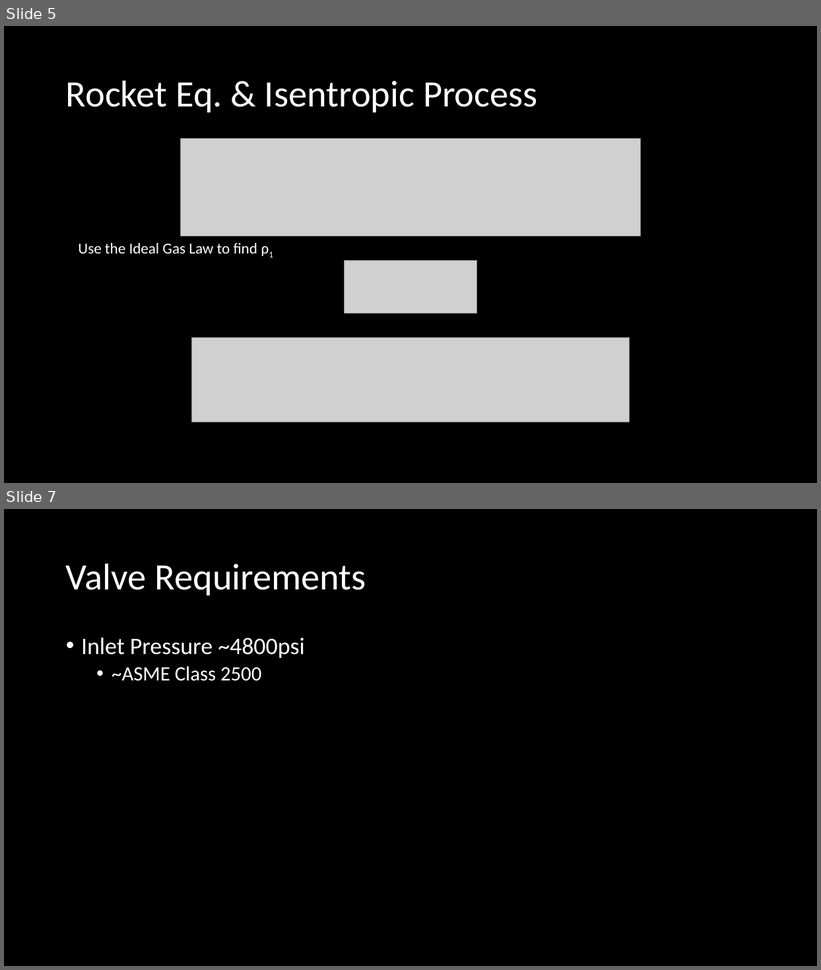
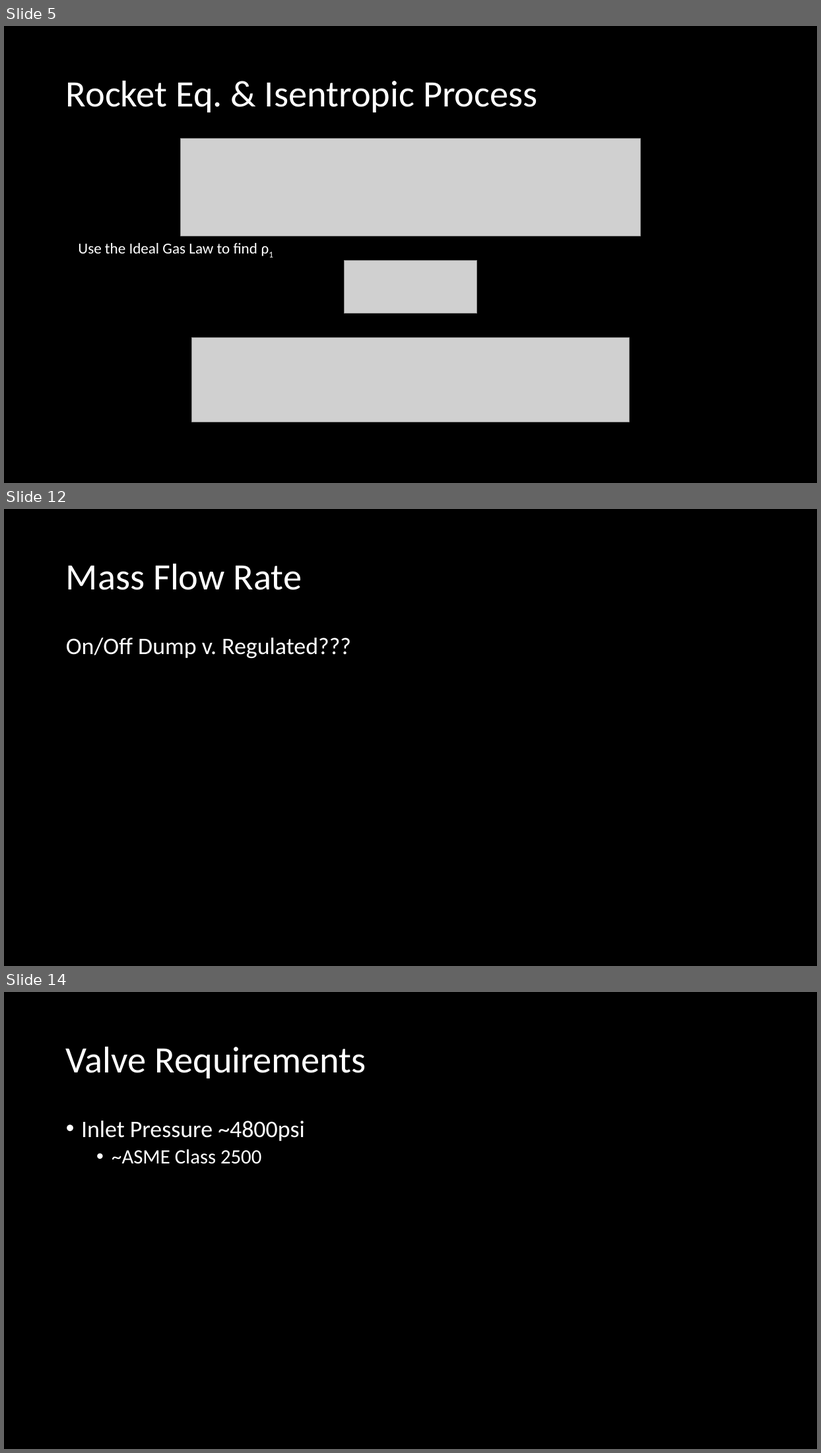
Before and after one commit to Kent1701/Cal_Poly_SLO_Hyperloop_Propulsion_2019_2020, a slide deck: Presentations/CDR_Prop.pptx. Shown one above the other, each under a label of ours: slides 5 and 7 before the commit, slides 5, 12 and 14 after it; the slides between them are not shown. The pictures are 821x970 and 821x1453 pixels, drawn with LibreOffice and Linux fonts; fonts in the diff are those of the drawing; grey boxes stand for pictures. Boxes give left, top, right and bottom in pixels: in the first picture for what was removed or moved away, otherwise in the second. Text is boxed around its words. In the diff, an @@ line names an element or a change of style, - is before the commit and + after.

```diff
--- a/Presentations/CDR_Prop.pptx
+++ b/Presentations/CDR_Prop.pptx
@@ slide 12 added at (x1=4, y1=509, x2=817, y2=966), background #000000 @@
@@ title added at (x1=66, y1=563, x2=302, y2=590), 44 pt, text #FFFFFF @@
+Mass Flow Rate
@@ text added at (x1=66, y1=638, x2=351, y2=658), 28 pt, text #FFFFFF @@
+On/Off Dump v. Regulated???
@@ what was slide 7 is now slide 14 @@
```
Also in this commit, not shown: 2 slides changed, 7 other slides added, 1 slide removed, 4 other files.
